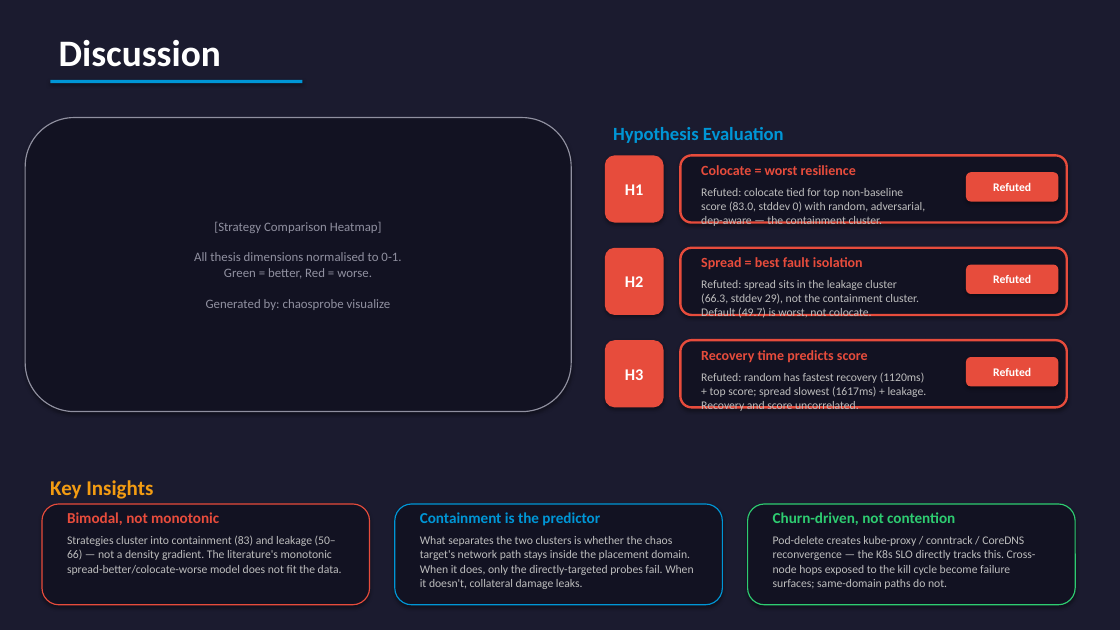
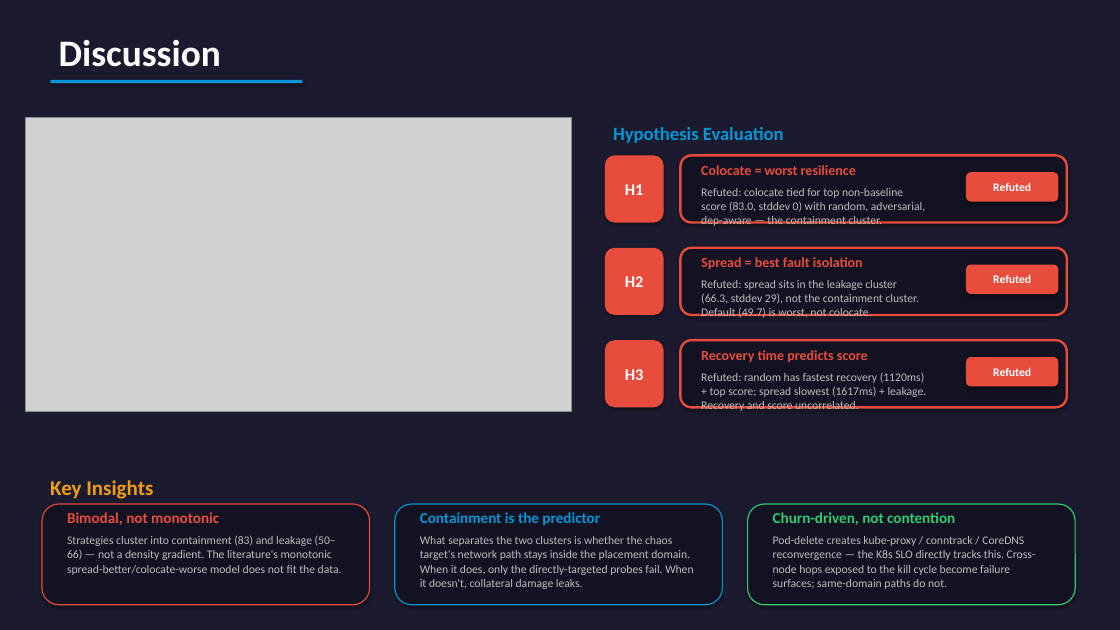
Before and after one commit to yhu02/uva-msc-thesis, a slide deck: slide 12 of ChaosProbe_Presentation.pptx. Drawn at 1120x630 pixels with LibreOffice and Linux fonts; fonts in the diff are those of the drawing; grey boxes stand for pictures. Boxes give left, top, right and bottom in pixels: in the first picture for what was removed or moved away, otherwise in the second. Text is boxed around its words. In the diff, an @@ line names an element or a change of style, - is before the commit and + after.

```diff
--- a/ChaosProbe_Presentation.pptx
+++ b/ChaosProbe_Presentation.pptx
@@ rounded rectangle removed at <box>25,118,571,412</box> @@
-[Strategy Comparison Heatmap]
-All thesis dimensions normalised to 0-1.
-Green = better, Red = worse.
-Generated by: chaosprobe visualize
@@ picture added at <box>25,118,571,412</box> @@
```
Also in this commit, not shown: 3 other slides changed, 1 other file.
